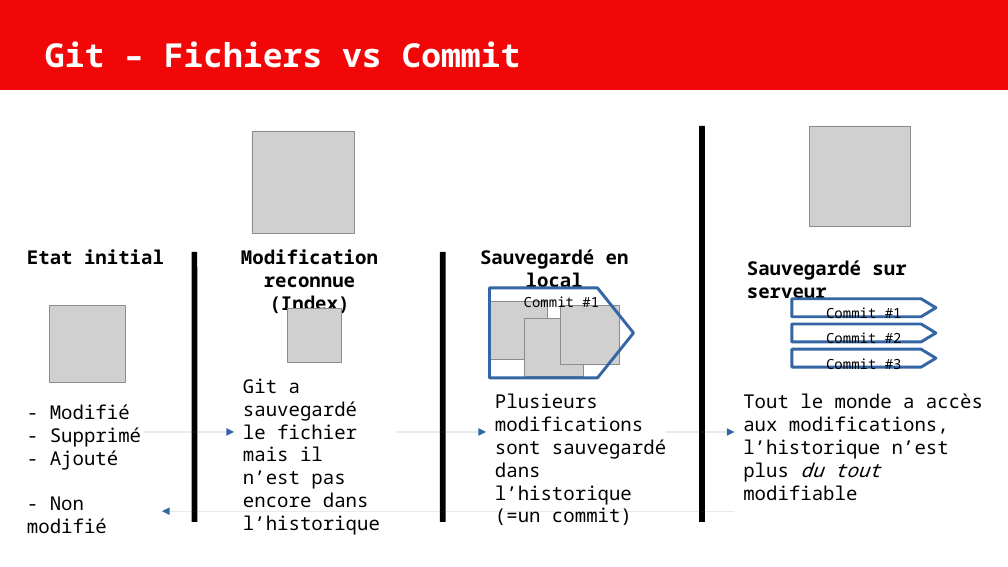
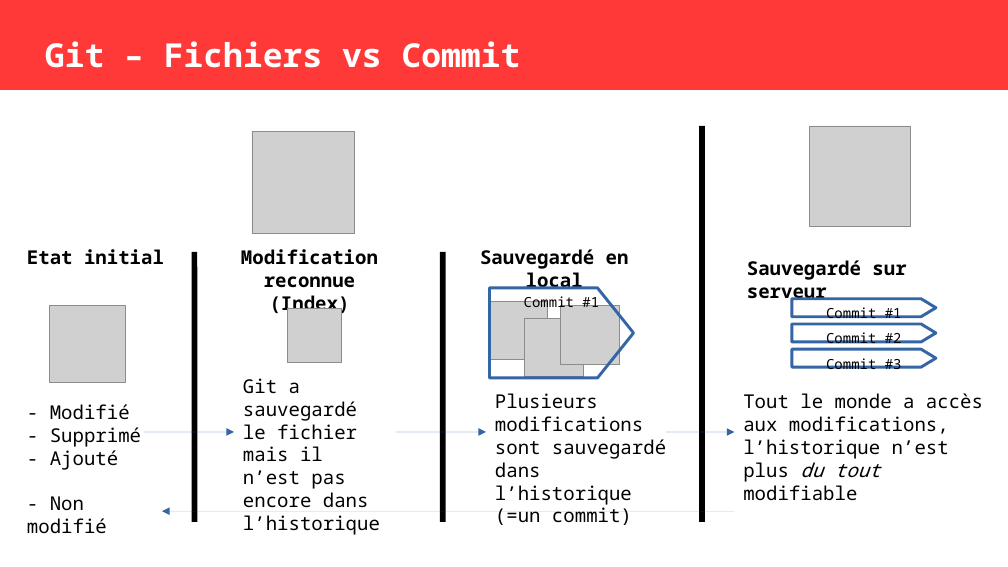
Before and after one commit to Akahara/documentation, a slide deck: slide 3 of git/documents/presentation.odp. Drawn at 1008x567 pixels with LibreOffice and Linux fonts; fonts in the diff are those of the drawing; grey boxes stand for pictures. Boxes give left, top, right and bottom in pixels: in the first picture for what was removed or moved away, otherwise in the second. Text is boxed around its words. In the diff, an @@ line names an element or a change of style, - is before the commit and + after.

```diff
--- a/git/documents/presentation.odp
+++ b/git/documents/presentation.odp
@@ rectangle at (0, 0, 1008, 90): fill #F10707 to #FF3838 @@
```
Also in this commit, not shown: 3 other slides changed, 1 slide added, 1 other file.
